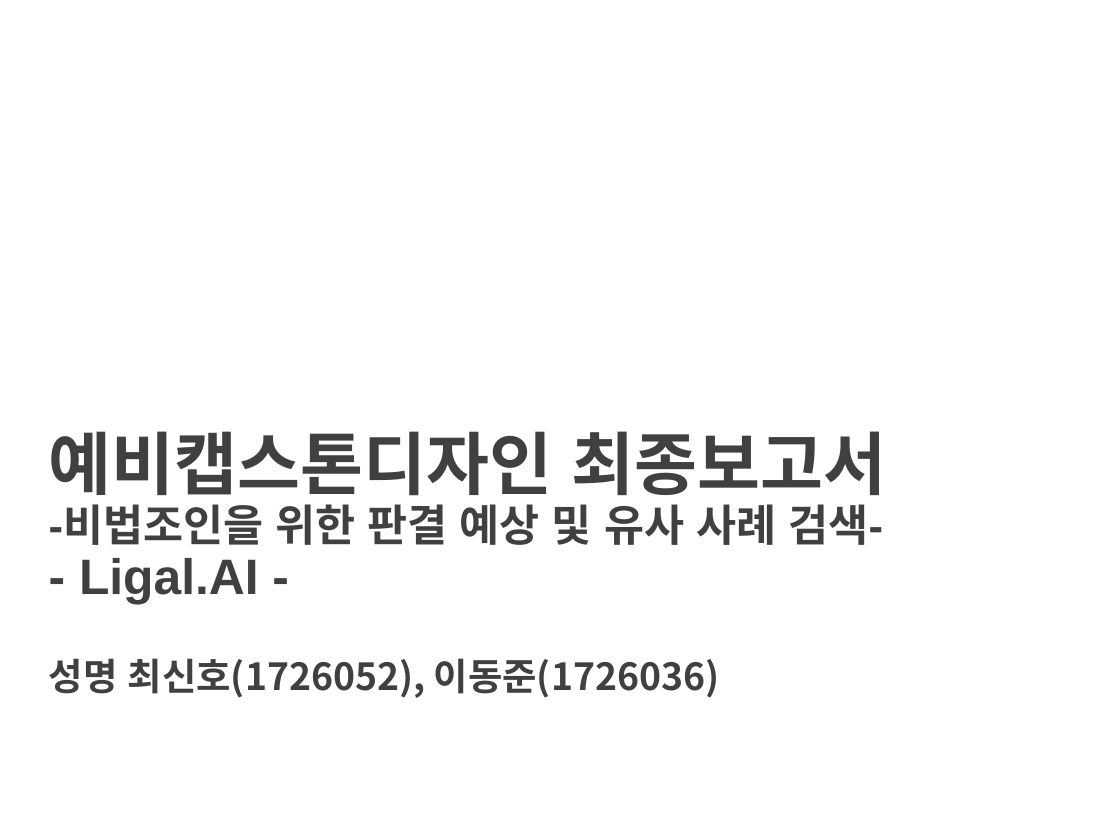
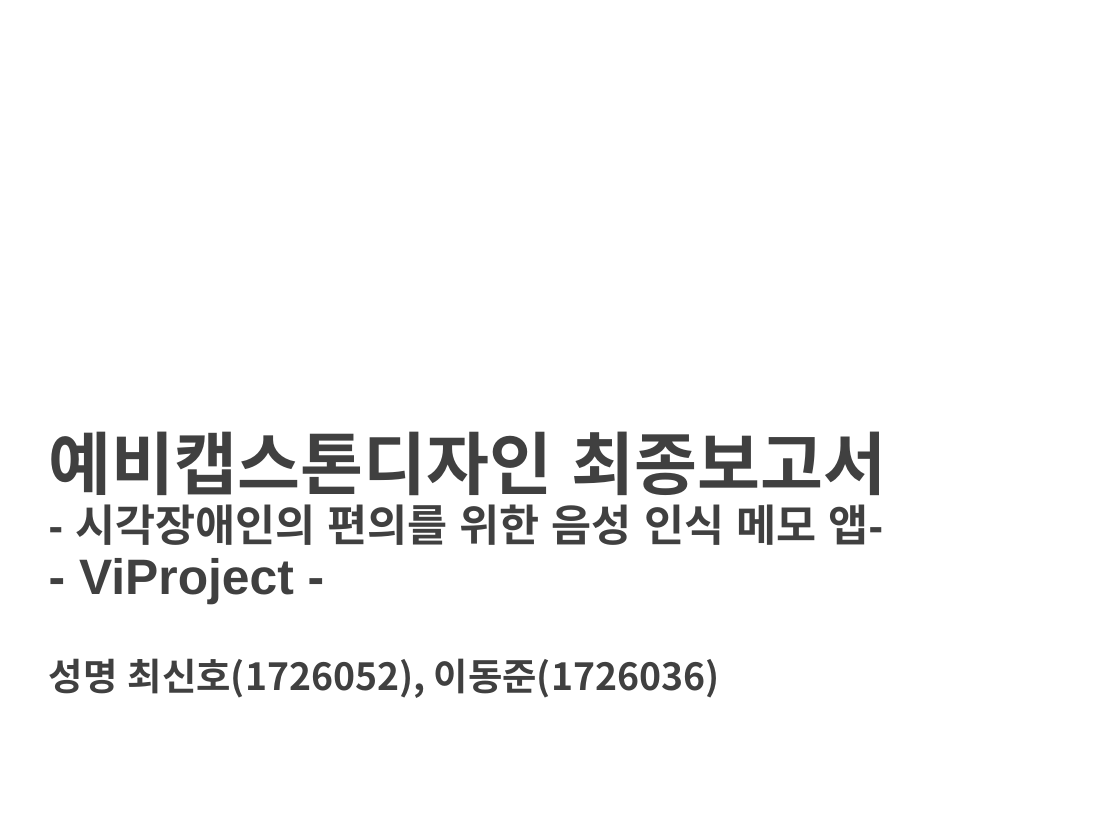
Before and after one commit to choisinho/capstone1, a slide deck: slide 1 of 2022-2-PreCapstoneDesign-최종보고서.pptx. Drawn at 1120x840 pixels with LibreOffice and Linux fonts; fonts in the diff are those of the drawing; background and template pictures are left out. Boxes give left, top, right and bottom in pixels: in the first picture for what was removed or moved away, otherwise in the second. Text is boxed around its words. In the diff, an @@ line names an element or a change of style, - is before the commit and + after.

```diff
--- a/2022-2-PreCapstoneDesign-최종보고서.pptx
+++ b/2022-2-PreCapstoneDesign-최종보고서.pptx
@@ title at (x1=49, y1=431, x2=887, y2=604): text changed @@
-예비캡스톤디자인 최종보고서
--비법조인을 위한 판결 예상 및 유사 사례 검색-
-- Ligal.AI -
+예비캡스톤디자인 최종보고서
+- 시각장애인의 편의를 위한 음성 인식 메모 앱-
+- ViProject -
```
Also in this commit, not shown: 1 other slide changed, 3 slides added, 2 slides removed, 3 other files.
